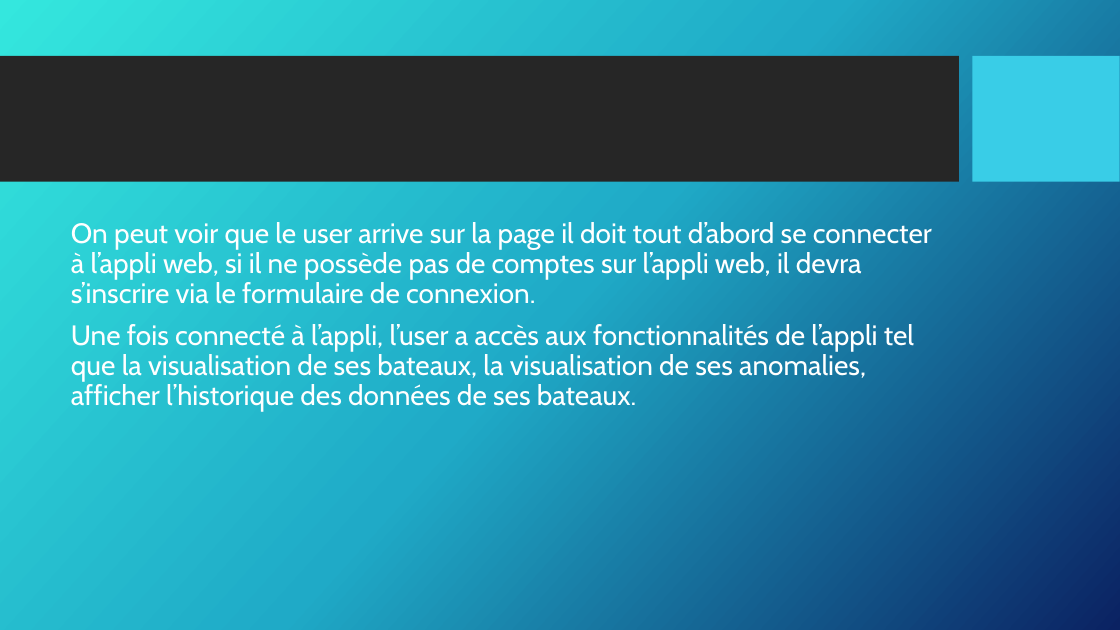
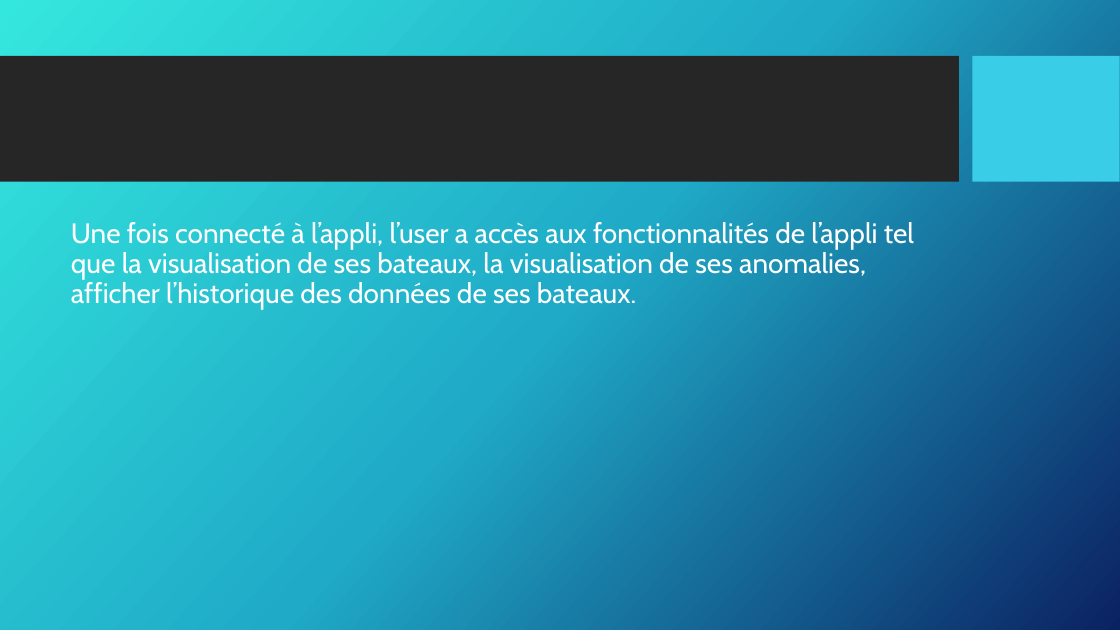
Before and after one commit to vincentsn2/Projet_BTS_Tracking_GPS, a slide deck: slide 54 of Dossier/Arthur/revueArthurBRICE1.pptx (slide 55 before the commit). Drawn at 1120x630 pixels with LibreOffice and Linux fonts; fonts in the diff are those of the drawing; background and template pictures are left out. Boxes give left, top, right and bottom in pixels: in the first picture for what was removed or moved away, otherwise in the second. Text is boxed around its words. In the diff, an @@ line names an element or a change of style, - is before the commit and + after.

```diff
--- a/Dossier/Arthur/revueArthurBRICE1.pptx
+++ b/Dossier/Arthur/revueArthurBRICE1.pptx
@@ text at (71, 222, 932, 304): paragraph removed @@
-On peut voir que le user arrive sur la page il doit tout d’abord se connecter à l’appli web, si il ne possède pas de comptes sur l’appli web, il devra s’inscrire via le formulaire de connexion.
```
Also in this commit, not shown: 4 other slides changed, 1 slide removed, 2 other files.
